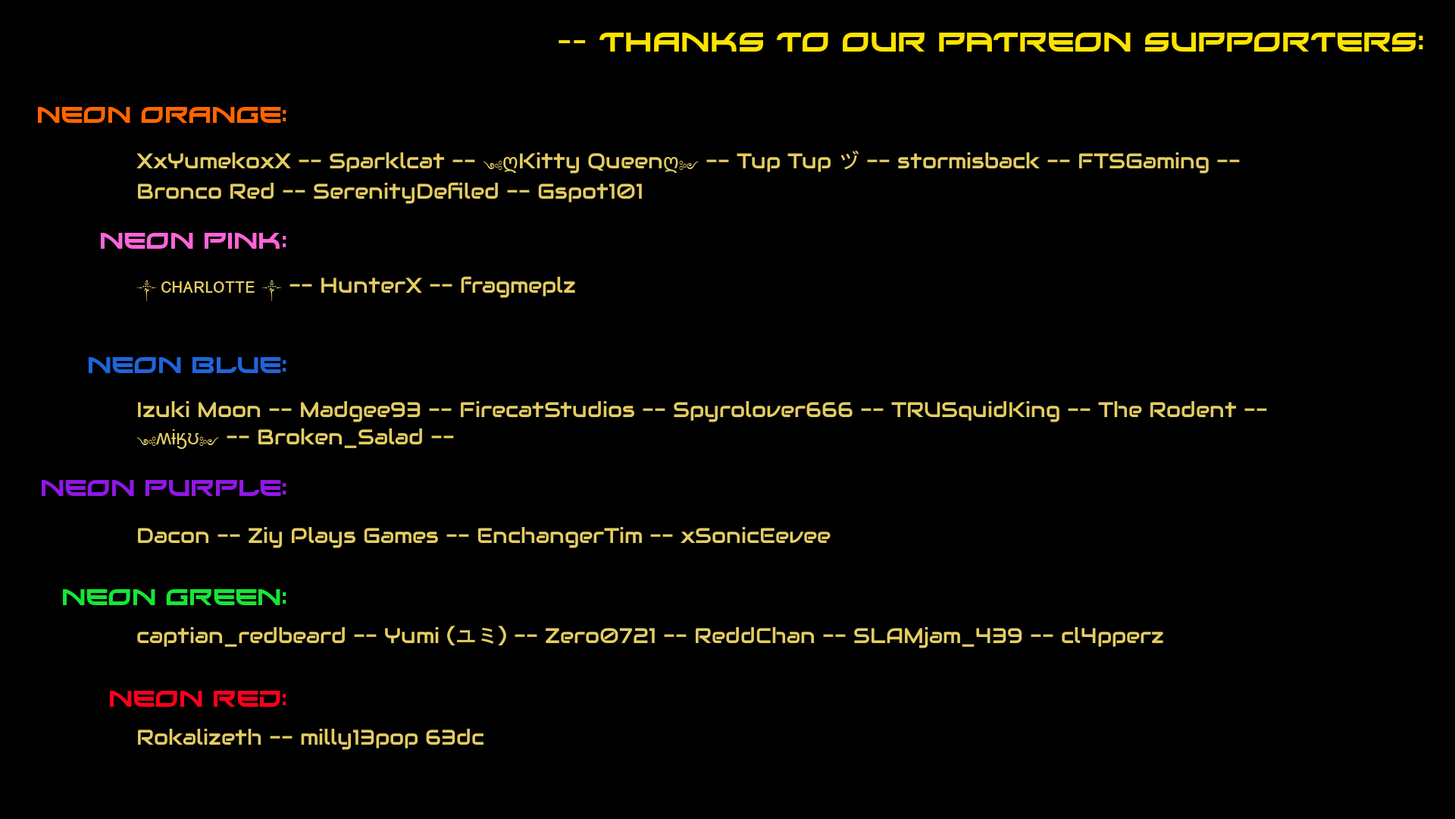
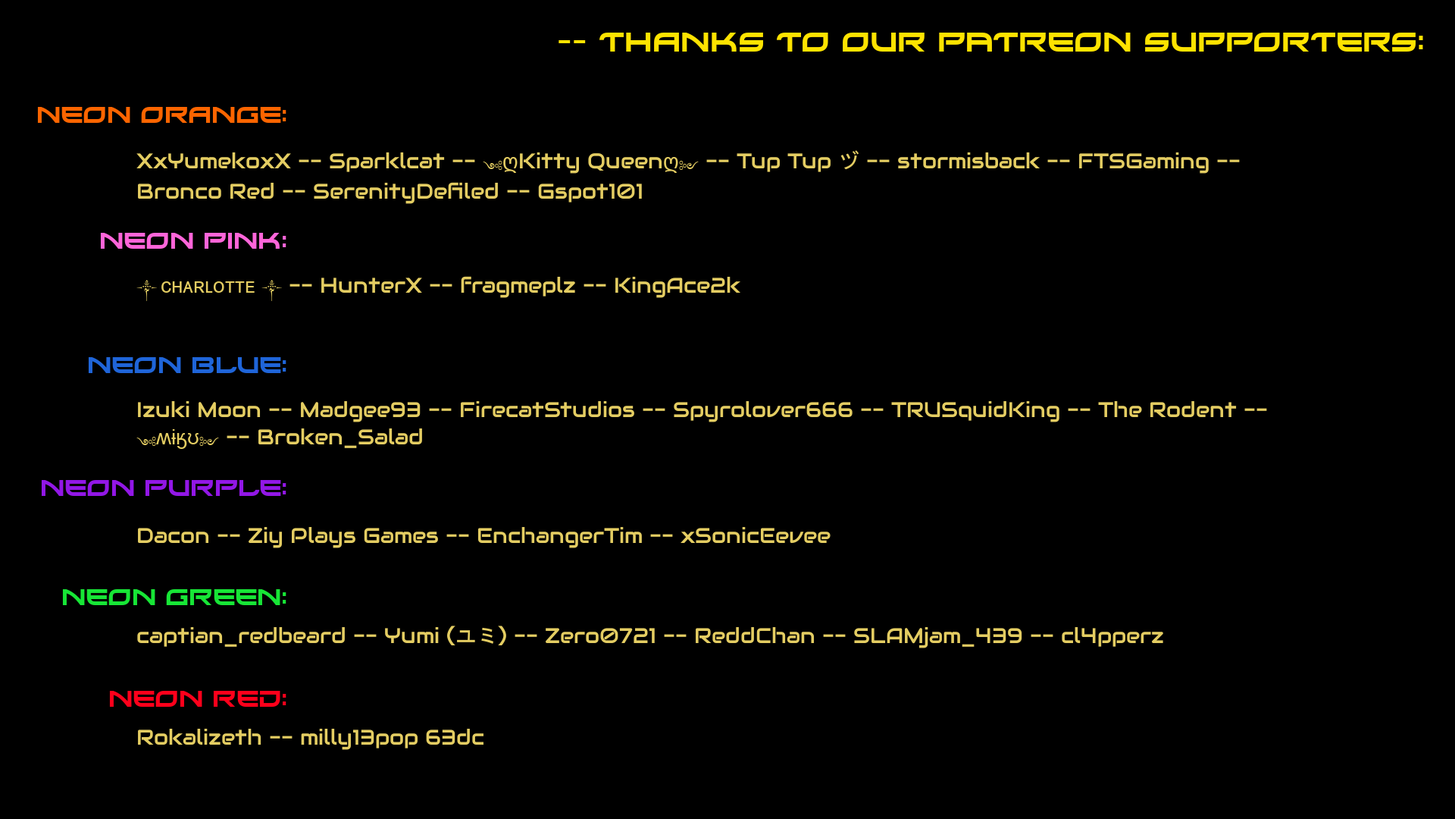
The second (1455, 819) image is a revision of the first. Changes to its layers:
painted on "Izuki Moon -- Madgee93 -- Fire..." over left=431, top=435, right=455, bottom=439
painted on "༒ ᴄʜᴀʀʟᴏᴛᴛᴇ ༒ -- HunterX -- fr..." over left=583, top=275, right=741, bottom=298
